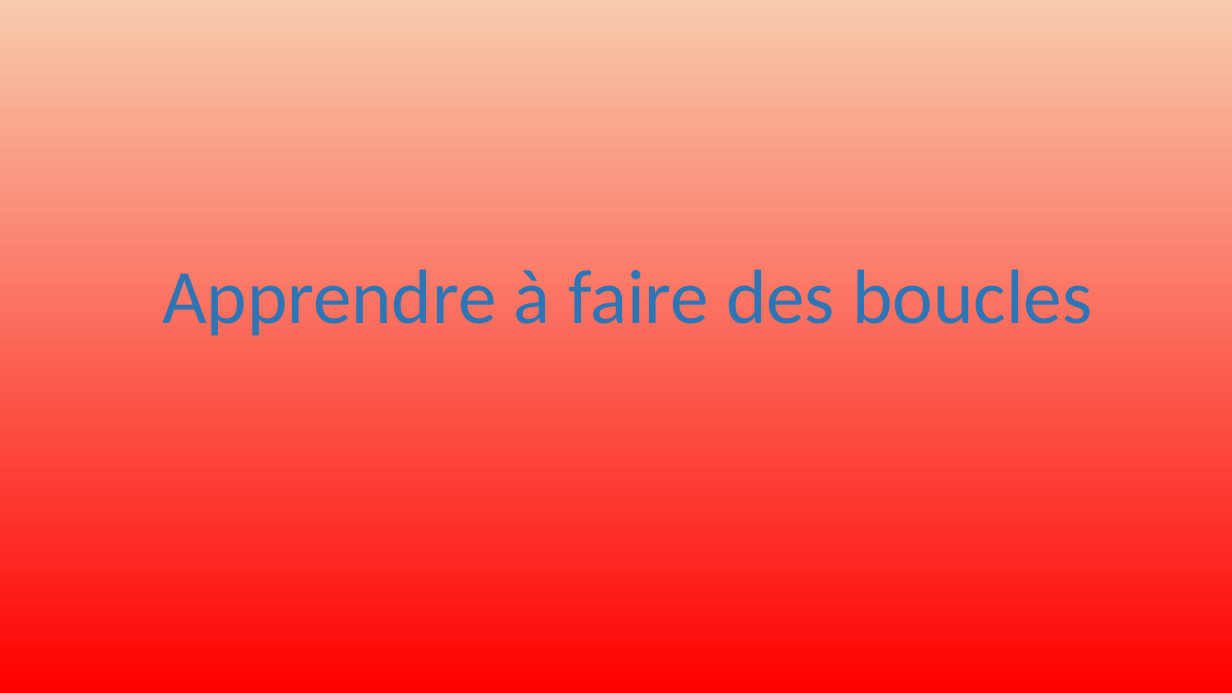
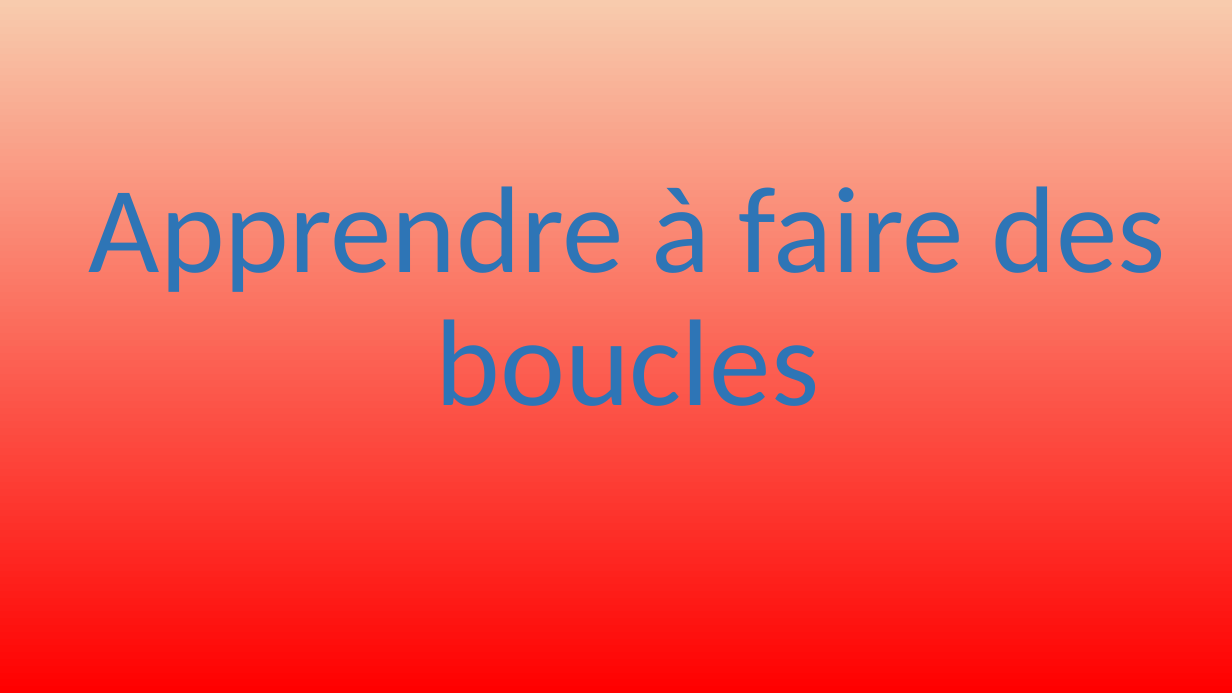
Before and after one commit to julienPalleau/PythonDoc, a slide deck: slide 23 of Python-resume.pptx (slide 21 before the commit). Drawn at 1232x693 pixels with LibreOffice and Linux fonts; fonts in the diff are those of the drawing. Boxes give left, top, right and bottom in pixels: in the first picture for what was removed or moved away, otherwise in the second. Text is boxed around its words. In the diff, an @@ line names an element or a change of style, - is before the commit and + after.

```diff
--- a/Python-resume.pptx
+++ b/Python-resume.pptx
@@ text "Apprendre à faire des boucles" at box(89, 186, 1166, 406): size 60 to 96 pt @@
```
Also in this commit, not shown: 11 other slides changed, 13 slides added.
